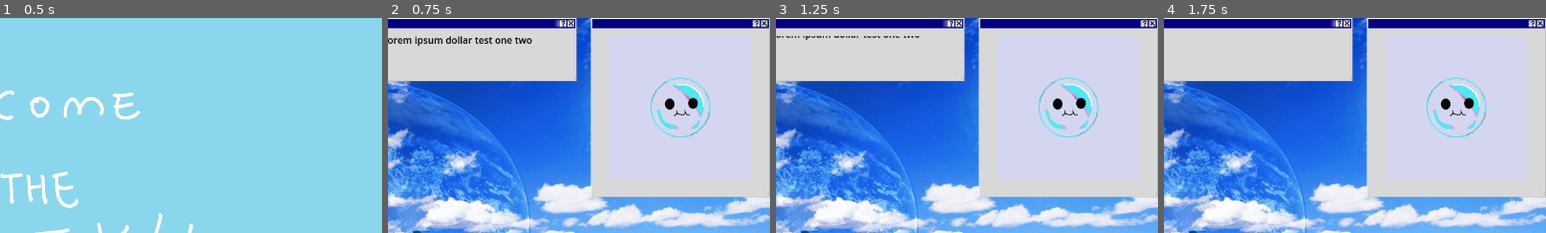
Above: before the commit, frames 1-4 (left to right).
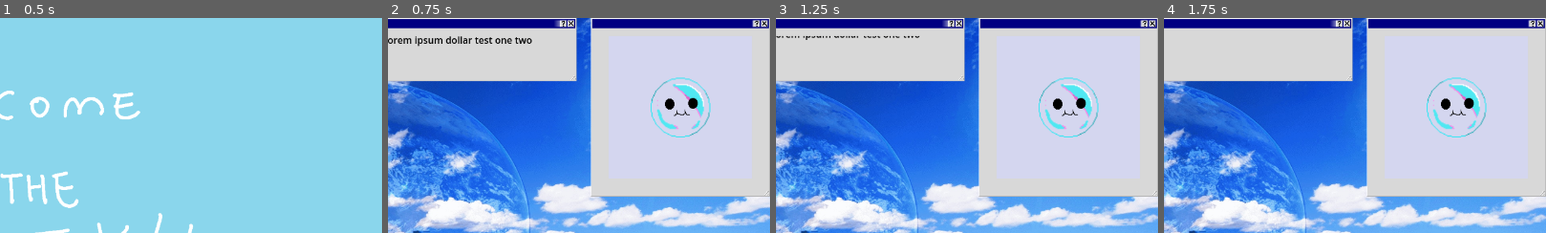
Above: after the commit, the same moments.

Repository: MayerDaniel/ggj2025_bubble_soiree
Game: Godot game, scene res://Scenes/StartMenu/StartMenu.tscn
The game is run twice, just before and just after one commit, with the same random seed, the same clock (stepped at 60 frames per second) and the same inputs.
Inputs:
- Up to frame 1 (0.5 s): no input
- Up to frame 2 (0.75 s): click "Start Game!" at 0.5 s
- Up to frame 3 (1.25 s): no input
- Up to frame 4 (1.75 s): tap Enter at 1.25 s
The pictures show only the part of the screen within x 50-100%, y 0-50%; the shares and areas given below are measured in that part.

Frame 1 is identical in both runs. In frame 2, 0.4% of the frame differs, in the area x 53-100%, y 80-84%; in frame 3, 0.4%; in frame 4, 0.4%.

Commit message:
better scaling on bubble box

Diff:
--- a/bubbly!/Scenes/PartyScreen/PartyScreen.tscn
+++ b/bubbly!/Scenes/PartyScreen/PartyScreen.tscn
@@ -61,9 +61,8 @@
 [node name="Prompt&Answers" parent="PanelContainer/HBoxContainer/BigBoard" instance=ExtResource("1_nx1ya")]
 layout_mode = 2
 
-[node name="VBoxContainer" type="VBoxContainer" parent="PanelContainer/HBoxContainer"]
+[node name="VBoxContainer" type="Control" parent="PanelContainer/HBoxContainer"]
 layout_mode = 1
-anchors_preset = -1
 anchor_left = 0.766
 anchor_right = 1.0
 anchor_bottom = 1.0
@@ -72,9 +71,11 @@
 
 [node name="MarginContainer" type="MarginContainer" parent="PanelContainer/HBoxContainer/VBoxContainer"]
 layout_mode = 2
+anchor_right = 1.0
+anchor_bottom = 0.417
+offset_bottom = -0.240021
 
 [node name="NinePatchRect" type="NinePatchRect" parent="PanelContainer/HBoxContainer/VBoxContainer/MarginContainer"]
-custom_minimum_size = Vector2(300, 300)
 layout_mode = 2
 texture = ExtResource("2_6awyq")
 patch_margin_left = 24
@@ -131,6 +132,9 @@
 
 [node name="QRCodeRect" type="TextureRect" parent="PanelContainer/HBoxContainer/VBoxContainer"]
 layout_mode = 2
+offset_top = 304.0
+offset_right = 300.0
+offset_bottom = 304.0
 
 [node name="AnimationPlayer" type="AnimationPlayer" parent="."]
 libraries = {
